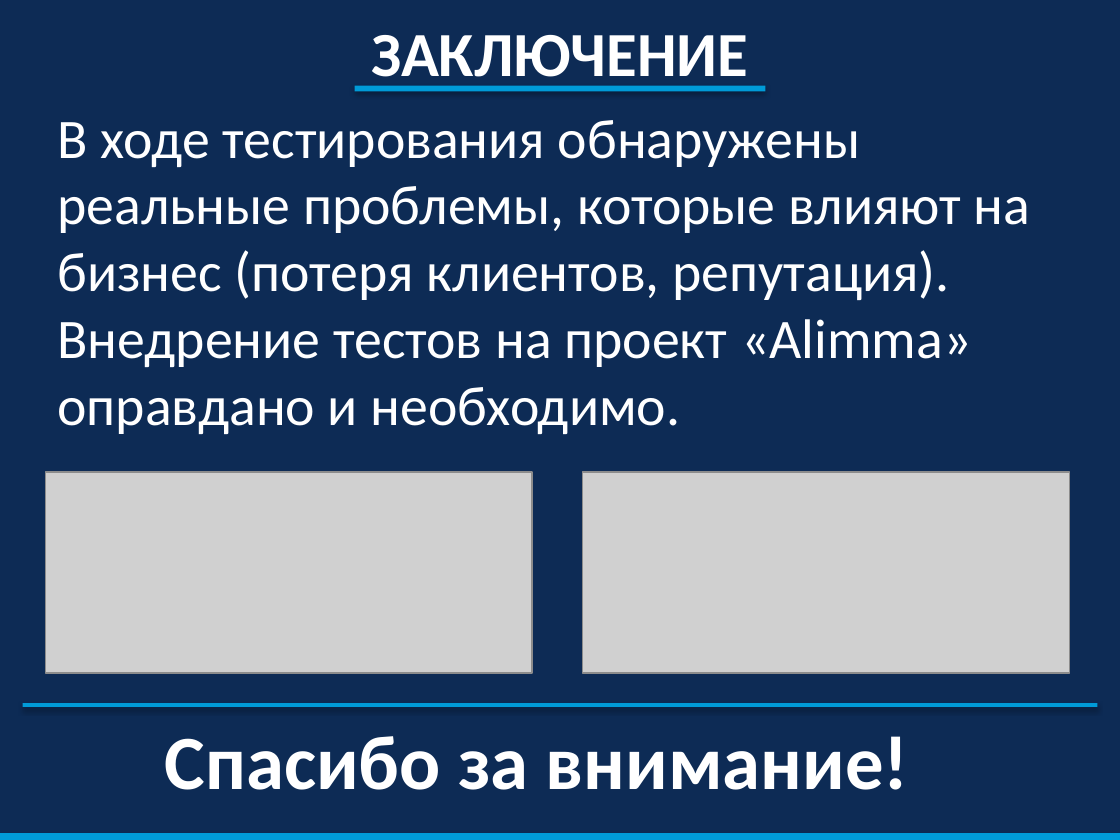
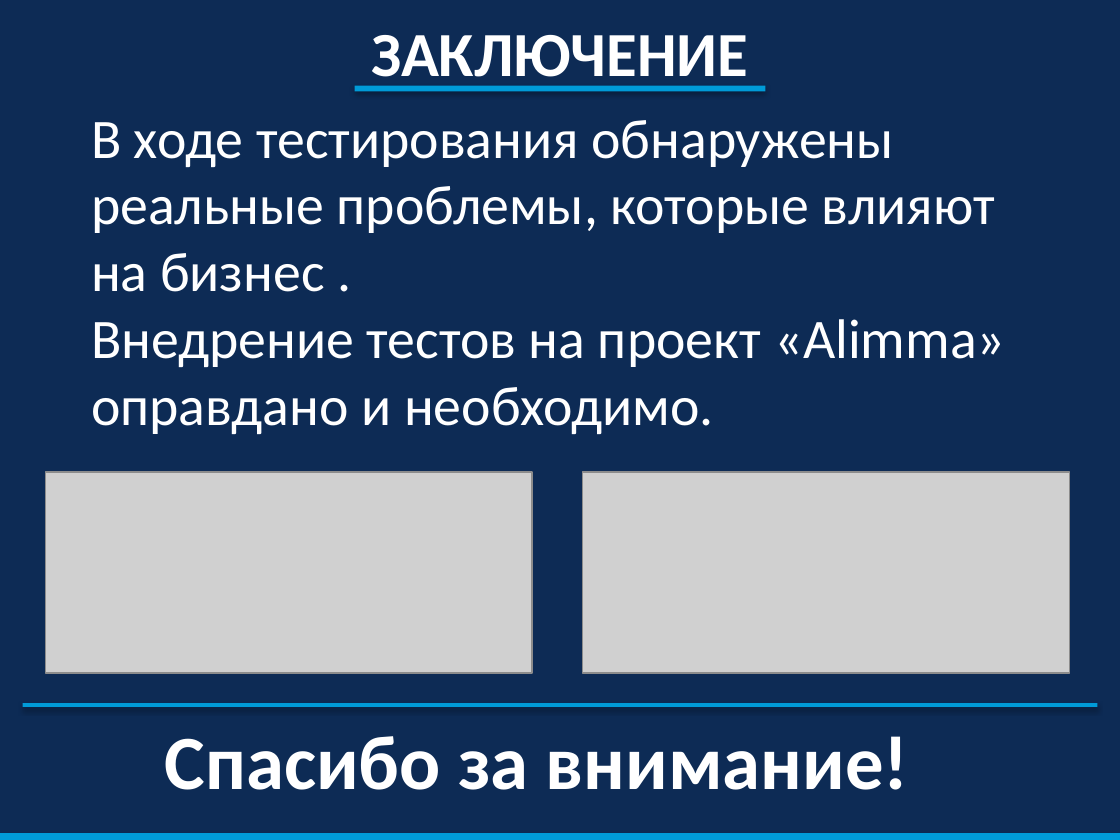
Before and after one commit to A-nastasia627/Diplom, a slide deck: slide 17 of Презентация_Шавалеева_Python_QA .pptx (slide 18 before the commit). Drawn at 1120x840 pixels with LibreOffice and Linux fonts; fonts in the diff are those of the drawing; grey boxes stand for pictures. Boxes give left, top, right and bottom in pixels: in the first picture for what was removed or moved away, otherwise in the second. Text is boxed around its words. In the diff, an @@ line names an element or a change of style, - is before the commit and + after.

```diff
--- a/Презентация_Шавалеева_Python_QA .pptx
+++ b/Презентация_Шавалеева_Python_QA .pptx
@@ text at [91,120,1006,434]: text changed @@
-В ходе тестирования обнаружены реальные проблемы, которые влияют на бизнес (потеря клиентов, репутация). Внедрение тестов на проект «Alimma» оправдано и необходимо.
+В ходе тестирования обнаружены реальные проблемы, которые влияют на бизнес .
+Внедрение тестов на проект «Alimma» оправдано и необходимо.
```
Also in this commit, not shown: 8 other slides changed, 1 slide removed, 2 other files.
